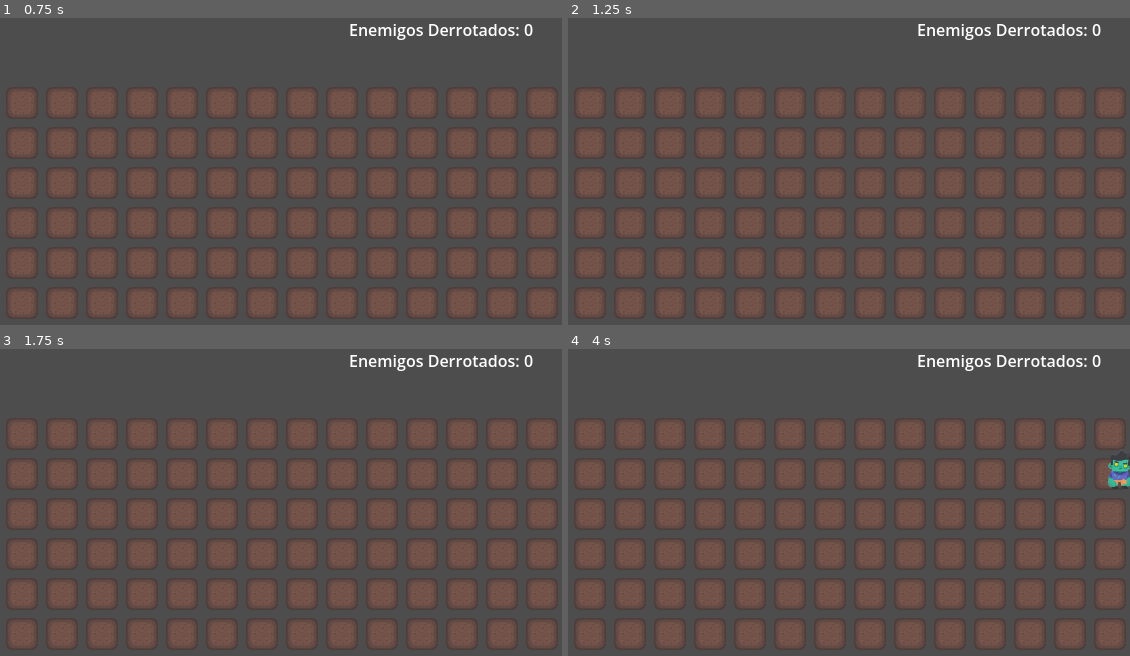
Above: before the commit, frames 1-4 (two rows, left to right).
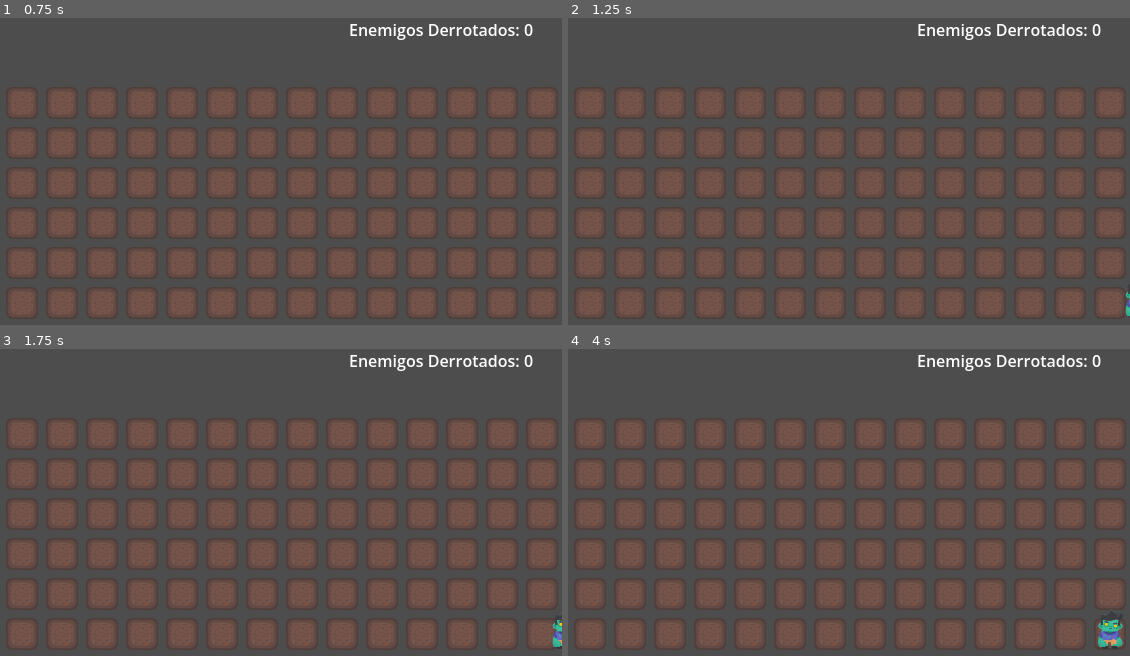
Above: after the commit, the same moments.

Repository: EternalMark/godotStuffs
Game: Godot game, scene res://Escenas/Main.tscn
Two runs of this game, one before a commit and one after it. Both use one fixed random seed, a clock stepped at 60 frames per second and the inputs below.
Inputs (mouse positions are in pixels of both pictures, inside the frame that each line leads up to):
- Up to frame 1 (0.75 s): tap Enter at 0.5 s; move the mouse to (382, 165) at 0.52 s; click (382, 165) at 0.67 s
- Up to frame 2 (1.25 s): no input
- Up to frame 3 (1.75 s): tap Space at 1.25 s; move the mouse to (112, 533) at 1.27 s; click (112, 533) at 1.42 s
- Up to frame 4 (4 s): move the mouse to (871, 434) at 2.02 s; click (871, 434) at 2.17 s; move the mouse to (775, 585) at 2.77 s; click (775, 585) at 2.92 s; move the mouse to (1000, 566) at 3.52 s; click (1000, 566) at 3.67 s

Frame 1 is identical in both runs. In frame 2, less than 0.1% of the frame differs, in the area x 99-100%, y 89-98%; in frame 3, 0.1%; in frame 4, 0.7%, in the area x 94-100%, y 32-98%.

Commit message:
MVP beta 0.7

Diff:
--- a/HiveMinded/Escenas/Main.tscn
+++ b/HiveMinded/Escenas/Main.tscn
@@ -90,6 +90,7 @@
 script = ExtResource("3_j5xpj")
 
 [node name="TimerSpawner" type="Timer" parent="Enemies" unique_id=1466772913]
+wait_time = 5.0
 autostart = true
 
 [connection signal="timeout" from="Enemies/TimerSpawner" to="Enemies" method="_on_timer_spawner_timeout"]
--- a/HiveMinded/Escenas/PhantomBee.tscn
+++ b/HiveMinded/Escenas/PhantomBee.tscn
@@ -1,12 +1,17 @@
 [gd_scene format=3 uid="uid://caiygx3xl0c0v"]
 
+[ext_resource type="Script" uid="uid://dq0hettn6w4gx" path="res://Scripts/phantom_bee.gd" id="1_8ekul"]
 [ext_resource type="Texture2D" uid="uid://cngm5lwo2eybb" path="res://Assets/personajes/character_maleAdventurer_climb1.png" id="1_dr2m7"]
 
 [sub_resource type="RectangleShape2D" id="RectangleShape2D_wgj6k"]
 
+[sub_resource type="RectangleShape2D" id="RectangleShape2D_2jc3q"]
+size = Vector2(30, 30)
+
 [node name="PhantomBee" type="CharacterBody2D" unique_id=806636921]
 collision_layer = 8
-collision_mask = 0
+collision_mask = 2
+script = ExtResource("1_8ekul")
 
 [node name="CollisionShape2D" type="CollisionShape2D" parent="." unique_id=209814893]
 shape = SubResource("RectangleShape2D_wgj6k")
@@ -14,3 +19,13 @@
 [node name="CharacterMaleAdventurerClimb1" type="Sprite2D" parent="." unique_id=1854813661]
 scale = Vector2(0.35, 0.35)
 texture = ExtResource("1_dr2m7")
+
+[node name="Area2D" type="Area2D" parent="." unique_id=1876175368]
+collision_layer = 8
+collision_mask = 2
+
+[node name="CollisionShape2D" type="CollisionShape2D" parent="Area2D" unique_id=297070919]
+shape = SubResource("RectangleShape2D_2jc3q")
+
+[connection signal="body_entered" from="Area2D" to="." method="_on_area_2d_body_entered"]
+[connection signal="body_exited" from="Area2D" to="." method="_on_area_2d_body_exited"]
--- a/HiveMinded/Scripts/SpawnBullets.gd
+++ b/HiveMinded/Scripts/SpawnBullets.gd
@@ -1,11 +1,27 @@
 extends Node
 
 @onready var bullet_scene = preload("res://Escenas/Bullet.tscn")
+#@onready var enemies=$Enemies
+
+#@onready var bee: CharacterBody2D = $".."
+#@onready var tilemap_layer: TileMapLayer =$Layers/tmlBattlefield
 #@onready var bullet = $"."
 
 func _on_timer_spawn_bullet_timeout() -> void:
-	var b=bullet_scene.instantiate()
-	#print("Generando Bullet")
-	add_child(b)
-	b.global_position=$"..".global_position
-	#b.Direction = $"..".global_position
+	#var enemies=$Enemies
+	print ($"..".tile_pos)
+	#var pos_local = tilemap_layer.map_to_local($"..".global_position)
+	#var pos_global = tilemap_layer.to_global(pos_local)
+	#enemy.global_position = pos_global
+	var enemies = get_tree().get_nodes_in_group("GrupoEnemigos")
+	#print (enemies)
+	#for enemy in enemies.get_children():
+	for enemy in enemies:
+		#print("HOLA ", enemy)
+		#print("Tile_pos ", enemy.tile_pos)
+		print("Revisando enemigos.  LineaAparicion: ",enemy.tile_pos,"  pos_local", $"..".tile_pos)
+		if enemy.tile_pos.y == $"..".tile_pos.y:
+			var b=bullet_scene.instantiate()
+			add_child(b)
+			b.global_position=$"..".global_position
+			break
--- a/HiveMinded/Scripts/SpawnEnemies.gd
+++ b/HiveMinded/Scripts/SpawnEnemies.gd
@@ -4,6 +4,7 @@
 @onready var tilemap_layer: TileMapLayer = $"../Layers/tmlBattlefield"
 @onready var lblPuntos: Label = $"../Puntos"
 
+var ajusteCantidad:float=2
 #var enemies=3
 #var spawners = 5
 
@@ -13,31 +14,36 @@
 	Vector2i(16, 4),
 	Vector2i(16, 5),
 	Vector2i(16, 6),
+	Vector2i(16, 7),
 ]
 
+
+func _ready() -> void:
+	genera_enemigo()
+
 func _on_timer_spawner_timeout() -> void:
-	#var numEnemies= randi_range(0,enemies)
-	#var segundos = randi_range(0,100)
-	#$TimerSpawner.wait_time=segundos
-	#print("Spawneando ",numEnemies," enemigos"," Esperando: ")
-	#print(" Esperando: ",segundos," segundos")
-	#var enemyI =
-	#var tile_pos = local_to_map(to_local(spawn1))
 	if not tilemap_layer:
 		print("Falta asignar el TileMapLayer o la escena Spawner")
 		return
 
-	for tile_pos in posiciones_tiles:
-		var generacion = randi_range(0,20)
+	genera_enemigo()
 
-		if generacion==1:
-			var enemy=enemy_scene.instantiate()
-			enemy.enemigo_muerto.connect(_on_enemigo_muerto)
-			var pos_local = tilemap_layer.map_to_local(tile_pos)
-			var pos_global = tilemap_layer.to_global(pos_local)
+	if GlobalGameState.enemigos_derrotados>=50 and GlobalGameState.enemigos_derrotados<200:
+		ajusteCantidad=1
+	if GlobalGameState.enemigos_derrotados>=200 and GlobalGameState.enemigos_derrotados<500:
+		ajusteCantidad=0.5
+	if GlobalGameState.enemigos_derrotados>=500:
+		ajusteCantidad=0.1
 
-			enemy.global_position = pos_global
-			add_child(enemy)
+	#var epsilon=GlobalGameState.enemigos_derrotados*0.08
+	#var epsilon=sin(GlobalGameState.enemigos_derrotados)+GlobalGameState.enemigos_derrotados*0.5
+	#f(x)=5 sen(x*0.1-5)+0.5
+	#var epsilon=5*sin(GlobalGameState.enemigos_derrotados*0.1-5)+0.5
+	var epsilon=5/(max(GlobalGameState.enemigos_derrotados,10)*0.1)
+	#$TimerSpawner.wait_time=max(0.5,$TimerSpawner.wait_time*(0.99-epsilon))
+	$TimerSpawner.wait_time=max(ajusteCantidad,epsilon)
+	print("Waittime: \t",$TimerSpawner.wait_time,"\tEpsilon: \t",epsilon,"\tCantidad de enemigos: \t",GlobalGameState.cantidad_enemigos)
+
 
 # Función que se ejecutará automáticamente cuando el enemigo emita 'enemigo_muerto'
 func _on_enemigo_muerto() -> void:
@@ -47,6 +53,16 @@
 
 	# Aquí incrementas tu contador local o ejecutas la lógica que necesites
 
+func genera_enemigo():
+	var generacion = randi_range(0,5)
+	var enemy=enemy_scene.instantiate()
+	enemy.enemigo_muerto.connect(_on_enemigo_muerto)
+	enemy.tile_pos=posiciones_tiles[generacion]
+	var pos_local = tilemap_layer.map_to_local(posiciones_tiles[generacion])
+	var pos_global = tilemap_layer.to_global(pos_local)
+	enemy.global_position = pos_global
+	GlobalGameState.cantidad_enemigos+=1
+	add_child(enemy)
 
 # Ejemplo en GDScript para calcular el tiempo del siguiente spawn
 func obtener_tiempo_siguiente_enemigo(tiempo_juego: float) -> float:
--- a/HiveMinded/Scripts/abeja.gd
+++ b/HiveMinded/Scripts/abeja.gd
@@ -1,6 +1,8 @@
 extends CharacterBody2D
 
 var vida: int =5
+var tile_pos:Vector2i
+
 #var movimiento:bool=true
 @onready var lblVida:Label =$lblVida
 
--- a/HiveMinded/Scripts/bullet.gd
+++ b/HiveMinded/Scripts/bullet.gd
@@ -8,6 +8,10 @@
 func _physics_process(delta: float) -> void:
 	#velocity=Direction.normalized() * speed
 	velocity.x = speed * 1
+	if global_position.x >= 1200:
+		#print("Destruyendo bala: ",global_position)
+		queue_free()
+
 	move_and_slide()
 
 func _on_area_2d_body_entered(body: Node2D) -> void:
--- a/HiveMinded/Scripts/global_game_state.gd
+++ b/HiveMinded/Scripts/global_game_state.gd
@@ -2,11 +2,13 @@
 
 # Variable global para contar los enemigos eliminados
 var enemigos_derrotados: int = 0
-
+#var iteraciones: int = 0
+var cantidad_enemigos:int=0
 
 
 func sumar_enemigo() -> void:
 	enemigos_derrotados += 1
+	cantidad_enemigos-=1
 	var fecha = Time.get_datetime_dict_from_system()
 	var milisegundos = Time.get_ticks_msec() % 1000
 	print("%04d-%02d-%02d %02d:%02d:%02d.%03d" % [
--- /dev/null
+++ b/HiveMinded/Scripts/phantom_bee.gd
@@ -0,0 +1,14 @@
+extends CharacterBody2D
+
+var espacioOcupado:bool=false
+
+func _on_area_2d_body_entered(body: Node2D) -> void:
+	if body.is_in_group("GrupoEnemigos"):
+		#print("Espacio Ocupado")
+		espacioOcupado=true
+
+
+func _on_area_2d_body_exited(body: Node2D) -> void:
+	if body.is_in_group("GrupoEnemigos"):
+		#print("Libre")
+		espacioOcupado=false
--- a/HiveMinded/Scripts/tml_battlefieldv3.gd
+++ b/HiveMinded/Scripts/tml_battlefieldv3.gd
@@ -18,12 +18,7 @@
 func _process(_delta: float) -> void:
 	# Mientras estemos arrastrando una abeja, su posición sigue al ratón
 	if is_instance_valid(abeja_arrastrada):
-		#phantom_bee_instance.z_index = 100
 		phantom_bee_instance.global_position = get_global_mouse_position()
-		# Mantenemos a la abeja arrastrada por encima de los demás nodos
-		#abeja_arrastrada.z_index = 100
-		#Si la abeja o sus hijos están en un contenedor externo, convertimos el ratón a global
-		#abeja_arrastrada.global_position = get_global_mouse_position()
 
 func _input(event: InputEvent) -> void:
 	if event is InputEventMouseButton:
@@ -55,26 +50,31 @@
 			## Soltar mouse
 			elif not event.pressed and abeja_arrastrada != null:
 				## Restaurar el orden de dibujo original
-				abeja_arrastrada.z_index = 0
 
-				# CASO 1: Tile destino vacio
-				if not celdas_ocupadas.has(tile_pos) or not is_instance_valid(celdas_ocupadas[tile_pos]):
-					# Asignar la abeja al nuevo tile
-					abeja_arrastrada.position = map_to_local(tile_pos)
-					celdas_ocupadas[tile_pos] = abeja_arrastrada
-					celdas_ocupadas.erase(tile_origen)
+				if phantom_bee_instance.espacioOcupado==false and tile_pos.x >= 3 and tile_pos.x <= 7 and tile_pos.y >= 2 and tile_pos.y <= 7:
+					print("Espacio Libre")
 
-				# CASO 2: Tile destino ocupado -> Intercambiar posiciones
-				else:
-					var abeja_destino = celdas_ocupadas[tile_pos]
+					# CASO 1: Tile destino vacio
+					if not celdas_ocupadas.has(tile_pos) or not is_instance_valid(celdas_ocupadas[tile_pos]):
+						# Asignar la abeja al nuevo tile
+						abeja_arrastrada.position = map_to_local(tile_pos)
+						abeja_arrastrada.tile_pos=tile_pos
+						celdas_ocupadas[tile_pos] = abeja_arrastrada
+						celdas_ocupadas.erase(tile_origen)
 
-					# Intercambiar la abeja ocupante a la casilla de origen
-					abeja_destino.position = map_to_local(tile_origen)
-					celdas_ocupadas[tile_origen] = abeja_destino
+					# CASO 2: Tile destino ocupado -> Intercambiar posiciones
+					else:
+						var abeja_destino = celdas_ocupadas[tile_pos]
 
-					# Colocar la abeja arrastrada en la casilla de destino
-					abeja_arrastrada.position = map_to_local(tile_pos)
-					celdas_ocupadas[tile_pos] = abeja_arrastrada
+						# Intercambiar la abeja ocupante a la casilla de origen
+						abeja_destino.position = map_to_local(tile_origen)
+						abeja_destino.tile_pos=tile_origen
+						celdas_ocupadas[tile_origen] = abeja_destino
+
+						# Colocar la abeja arrastrada en la casilla de destino
+						abeja_arrastrada.position = map_to_local(tile_pos)
+						abeja_arrastrada.tile_pos=tile_pos
+						celdas_ocupadas[tile_pos] = abeja_arrastrada
 
 				## Limpiar variables de control
 				abeja_arrastrada = null
@@ -83,8 +83,10 @@
 				phantom_bee_instance=null
 				get_viewport().set_input_as_handled()
 
+
 func colocar_abeja(tile_pos: Vector2i) -> void:
 	var bee_instance = bee_scene.instantiate()
 	bee_instance.position = map_to_local(tile_pos)
+	bee_instance.tile_pos=tile_pos
 	celdas_ocupadas[tile_pos] = bee_instance
 	abejas_container.add_child(bee_instance)
--- a/HiveMinded/Scripts/wasp.gd
+++ b/HiveMinded/Scripts/wasp.gd
@@ -8,6 +8,8 @@
 var beeAtacada = null
 @onready var lblVida:Label =$lblVida
 signal enemigo_muerto
+var tile_pos:Vector2i
+
 
 func _physics_process(delta: float) -> void:
 	if movimiento:
Not shown, added: HiveMinded/Scripts/phantom_bee.gd.uid
